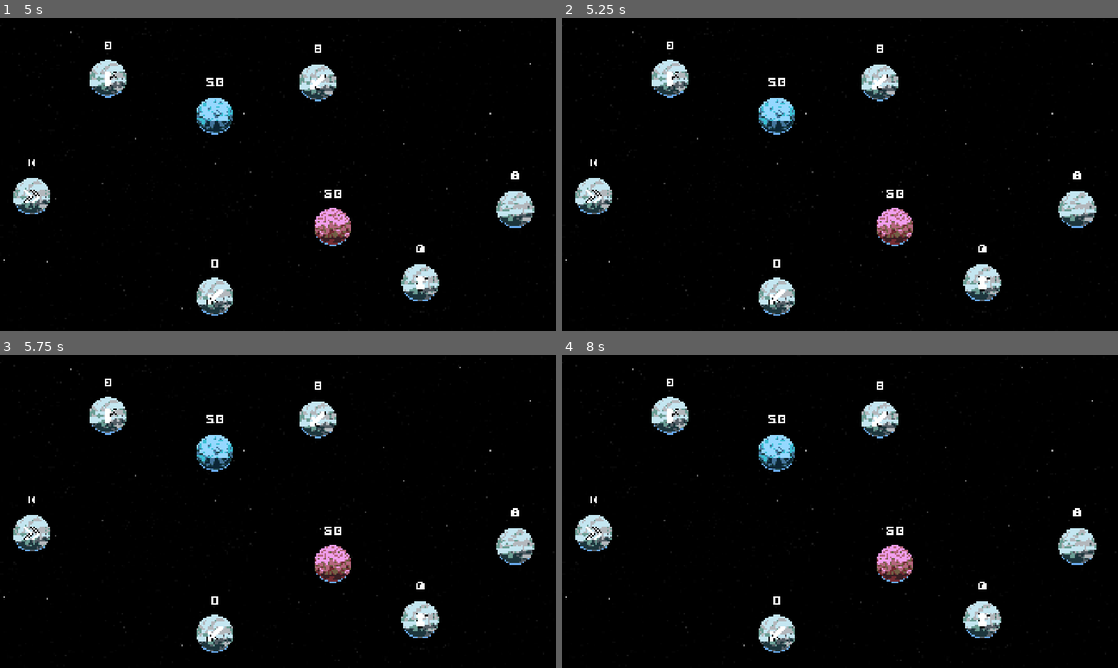
Above: before the commit, frames 1-4 (two rows, left to right).
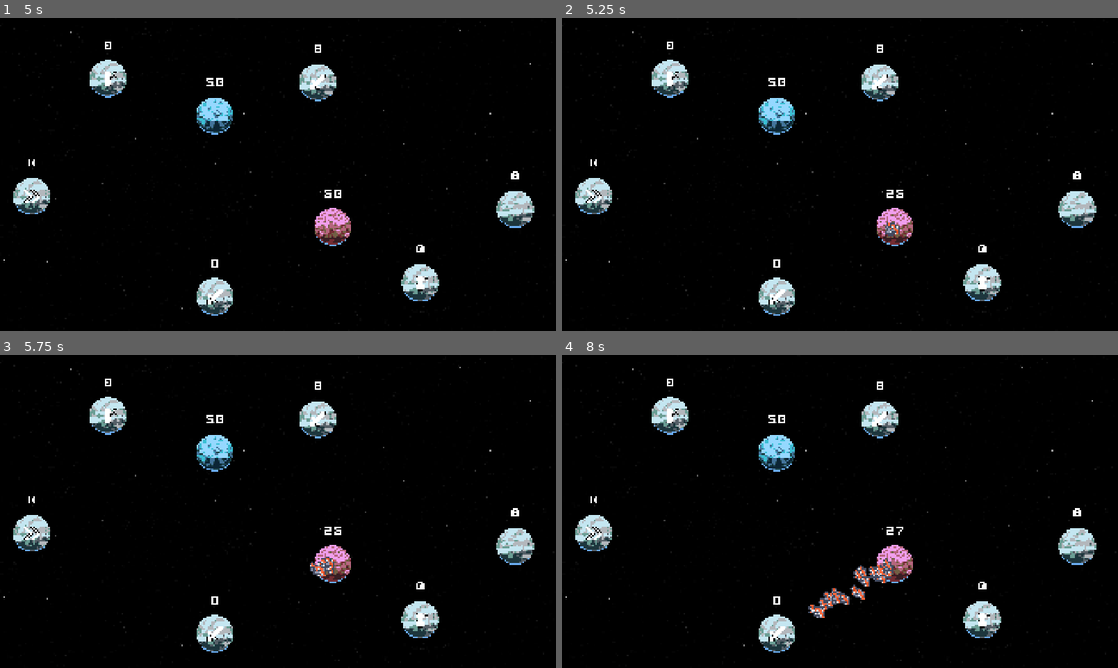
Above: after the commit, the same moments.

Repository: ClemiDouce/cell-capture-game
Game: Godot game, scene res://screen/game_screen/game_screen.tscn
The game is run twice, just before and just after one commit, with the same random seed, the same clock (stepped at 60 frames per second) and the same inputs.
Inputs (mouse positions are in pixels of both pictures, inside the frame that each line leads up to):
- Up to frame 1 (5 s): tap Enter at 0.5, 2, 3.5 s; move the mouse to (400, 158) at 0.52 s; press the mouse at (400, 158) at 0.53 s; tap Space at 1.25, 2.75, 4.25 s; move the mouse to (166, 190) at 1.27 s; release the mouse at (166, 190) at 1.28 s; click (166, 190) at 1.35 s; move the mouse to (333, 105) at 2.02 s; press the mouse at (333, 105) at 2.03 s; move the mouse to (250, 237) at 2.77 s; release the mouse at (250, 237) at 2.78 s; click (250, 237) at 2.85 s; move the mouse to (444, 221) at 3.52 s; press the mouse at (444, 221) at 3.53 s; move the mouse to (111, 127) at 4.27 s; release the mouse at (111, 127) at 4.28 s; click (111, 127) at 4.35 s
- Up to frame 2 (5.25 s): move the mouse to (867, 174) at 5.02 s; press the mouse at (867, 174) at 5.03 s
- Up to frame 3 (5.75 s): no input
- Up to frame 4 (8 s): move the mouse to (756, 433) at 5.77 s; release the mouse at (756, 433) at 5.78 s; click (756, 433) at 5.85 s; move the mouse to (962, 495) at 6.52 s; press the mouse at (962, 495) at 6.53 s; move the mouse to (728, 527) at 7.27 s; release the mouse at (728, 527) at 7.28 s; click (728, 527) at 7.35 s

Frame 1 is identical in both runs. In frame 2, 0.1% of the frame differs, in the area x 58-62%, y 55-70%; in frame 3, 0.2%; in frame 4, 0.8%, in the area x 44-62%, y 55-84%.

Commit message:
add IA opponent

Diff:
--- /dev/null
+++ b/content/ai/base_ia.gd
@@ -0,0 +1,31 @@
+class_name BaseAI extends Node2D
+
+enum ActionState {PLAN, WAIT, REST}
+
+var attack_timer := Timer.new()
+
+func _ready() -> void:
+	add_child(attack_timer)
+	attack_timer.timeout.connect(choose_random_target)
+	attack_timer.start(5)
+
+func choose_random_target():
+	var hostile_cells = Game.current_game_scene.cell_list.filter(sort_hostile)
+	var ally_cells = Game.current_game_scene.cell_list.filter(sort_ally)
+
+
+	var target = hostile_cells.pick_random()
+	var ally = ally_cells.pick_random()
+	launch_attack(ally, target)
+	attack_timer.start(5)
+
+func launch_attack(from_cell: BaseCell, to_cell: BaseCell):
+	var attack_data = from_cell.get_attack_data(to_cell)
+	from_cell.launch_ships(attack_data)
+	Game.ai_attack_launched.emit(self, attack_data)
+
+func sort_hostile(cell: BaseCell):
+	return cell.team != Enums.Team.HOSTILE
+
+func sort_ally(cell: BaseCell):
+	return cell.team == Enums.Team.HOSTILE
--- /dev/null
+++ b/content/ai/player/player_logic.gd
@@ -0,0 +1,60 @@
+extends Node2D
+
+var selected_ally_cell : Array[BaseCell]
+var last_target : BaseCell
+
+var point_param : PhysicsPointQueryParameters2D
+
+func _ready() -> void:
+	point_param = PhysicsPointQueryParameters2D.new()
+	point_param.collide_with_areas = true
+	point_param.collide_with_bodies = false
+	point_param.collision_mask = 4
+
+func _process(_delta: float) -> void:
+	queue_redraw()
+
+func _physics_process(_delta: float) -> void:
+	var released := false
+	var space_state = get_world_2d().direct_space_state
+	point_param.position = get_global_mouse_position()
+	var collision = space_state.intersect_point(point_param, 6)
+	if Input.is_action_just_released("left_click"):
+		if last_target:
+			for ally : BaseCell in selected_ally_cell:
+				var attack_data = ally.get_attack_data(last_target)
+				ally.launch_ships(attack_data)
+				Game.player_attack_launched.emit(attack_data)
+			last_target.selected = false
+
+
+		for ally: BaseCell in selected_ally_cell:
+			ally.selected = false
+		selected_ally_cell.clear()
+		released = true
+
+	if !released:
+		if Input.is_action_pressed("left_click"):
+			if collision:
+
+				var first = collision[0]["collider"] as BaseCell
+				last_target = first
+				last_target.selected = true
+				if last_target in selected_ally_cell:
+					selected_ally_cell.erase(last_target)
+			else:
+				if last_target:
+					if last_target.team == Enums.Team.ALLY:
+						selected_ally_cell.append(last_target)
+						last_target.selected = true
+					else:
+						last_target.selected = false
+					last_target = null
+
+func _draw() -> void:
+	if last_target and !selected_ally_cell.is_empty():
+		for cell: BaseCell in selected_ally_cell:
+			var angle = cell.global_position.direction_to(last_target.global_position)
+			var start_line = cell.global_position + (angle * 80)
+			var end_line = last_target.global_position - (angle * 80)
+			draw_line(start_line, end_line, Color.WHITE_SMOKE, 5)
--- a/content/cell/base_cell.gd
+++ b/content/cell/base_cell.gd
@@ -72,11 +72,12 @@
 			unit_count = abs(unit_count)
 			set_team(_team)
 
-func launch_ships_to(target: BaseCell, pourcent: float = 50.):
+func get_attack_data(target: BaseCell, pourcent: float = 50.):
 	var direction = self.global_position.direction_to(target.global_position)
 	var radius_offset = 90
 	var attack_value = get_pourcent_of_unit(pourcent)
 	var attack_data = AttackData.new(
+		team,
 		self.global_position + (direction * radius_offset),
 		target.global_position - (direction * radius_offset),
 		target,
@@ -84,11 +85,13 @@
 		cell_type.speed_modifier,
 		cell_type.attack_value
 	)
-	for i in attack_value:
+	return attack_data
+
+func launch_ships(data: AttackData):
+	for i in data.attack_count:
 		var attack_ship = create_ship()
-		attack_ship.spawn_ship(attack_data)
+		attack_ship.spawn_ship(data)
 		await get_tree().create_timer(0.1).timeout
-	return attack_data
 
 # Setter / Getter
 func set_unit_count(new_value: int):
--- a/content/effects/planet_explosions/explosion_effect.gd
+++ b/content/effects/planet_explosions/explosion_effect.gd
@@ -1 +1,9 @@
 class_name PlanetExplosion extends Node2D
+
+@export_range(0.1, 1, 0.1) var min_scale : float
+@export_range(0.2, 1.5, 0.1) var max_scale : float
+
+func _ready() -> void:
+	assert(min_scale < max_scale, "Z'etes con en fait ?")
+	var random_scale = randf_range(min_scale, max_scale)
+	scale = Vector2(random_scale, random_scale)
--- a/content/effects/planet_explosions/explosion_effect.tscn
+++ b/content/effects/planet_explosions/explosion_effect.tscn
@@ -43,8 +43,9 @@
 }]
 
 [node name="ExplosionEffect" type="Node2D"]
-scale = Vector2(0.5, 0.5)
 script = ExtResource("1_njj3d")
+min_scale = 0.7
+max_scale = 1.0
 
 [node name="AnimatedSprite2D" type="AnimatedSprite2D" parent="."]
 texture_filter = 1
--- /dev/null
+++ b/content/globals/game_manager.gd
@@ -0,0 +1,8 @@
+extends Node
+
+signal ai_attack_launched(ai: BaseAI, data: AttackData)
+signal player_attack_launched(data: AttackData)
+
+signal planet_conquered(cell: BaseCell)
+
+var current_game_scene : GameScreen
--- a/content/spaceships/space_ship.gd
+++ b/content/spaceships/space_ship.gd
@@ -1,6 +1,10 @@
 class_name SpaceShip extends Node2D
 
+@export var ally_texture: Texture2D
+@export var hostile_texture: Texture2D
+
 @onready var sine_component: SineComponent = $SineComponent
+@onready var ship_texture: Sprite2D = %ShipTexture
 
 var attack_data: AttackData
 var launched := false
@@ -11,6 +15,7 @@
 var attack_offset : Vector2
 
 func spawn_ship(data: AttackData):
+	ship_texture.texture = ally_texture if data.team == Enums.Team.ALLY else hostile_texture
 	var direction = data.start_position.direction_to(data.end_position)
 	self.global_rotation = direction.angle()
 	attack_data = data
@@ -45,4 +50,4 @@
 	land_tween.tween_property(self, "global_position", target_pos + offset, 1)
 	land_tween.tween_property(self, "scale", Vector2.ZERO, 1)
 	await land_tween.finished
-	attack_data.target.apply_attack(Enums.Team.ALLY, damage)
+	attack_data.target.apply_attack(attack_data.team, damage)
--- a/content/spaceships/space_ship.tscn
+++ b/content/spaceships/space_ship.tscn
@@ -1,20 +1,24 @@
-[gd_scene load_steps=4 format=3 uid="uid://bphm3wyo54ao7"]
+[gd_scene load_steps=5 format=3 uid="uid://bphm3wyo54ao7"]
 
 [ext_resource type="Script" uid="uid://ckjwuclu4wdw8" path="res://content/spaceships/space_ship.gd" id="1_kesne"]
-[ext_resource type="Texture2D" uid="uid://da8rxcfkip0kl" path="res://assets/art/ships/ship_0004.png" id="2_kesne"]
+[ext_resource type="Texture2D" uid="uid://dbremmusely42" path="res://assets/art/ships/ship_0000.png" id="2_s7j5m"]
+[ext_resource type="Texture2D" uid="uid://bbiriyofxsilw" path="res://assets/art/ships/ship_0001.png" id="3_b23hj"]
 [ext_resource type="Script" uid="uid://ie3tbml6fghh" path="res://content/component/sine_component.gd" id="3_hfwed"]
 
 [node name="SpaceShip" type="Node2D"]
 script = ExtResource("1_kesne")
+ally_texture = ExtResource("2_s7j5m")
+hostile_texture = ExtResource("3_b23hj")
 
-[node name="Sprite2D" type="Sprite2D" parent="."]
+[node name="ShipTexture" type="Sprite2D" parent="."]
+unique_name_in_owner = true
 texture_filter = 1
 rotation = 1.5707964
 scale = Vector2(1.5, 1.5)
-texture = ExtResource("2_kesne")
+texture = ExtResource("3_b23hj")
 
 [node name="SineComponent" type="Node" parent="." node_paths=PackedStringArray("target")]
 script = ExtResource("3_hfwed")
-target = NodePath("../Sprite2D")
+target = NodePath("../ShipTexture")
 frequency = 1.5
 amplitude = 10.0
--- a/data/structure/attack_data.gd
+++ b/data/structure/attack_data.gd
@@ -1,5 +1,6 @@
 class_name AttackData extends RefCounted
 
+var team : Enums.Team
 var start_position : Vector2
 var end_position: Vector2
 var target : BaseCell
@@ -7,7 +8,8 @@
 var damage : int
 var speed_modifier : float
 
-func _init(_start: Vector2, _end: Vector2, _target: BaseCell, _attack_count: int, _speed_modifier: float, _damage: int):
+func _init(_team: Enums.Team, _start: Vector2, _end: Vector2, _target: BaseCell, _attack_count: int, _speed_modifier: float, _damage: int):
+	team = _team
 	start_position = _start
 	end_position = _end
 	target = _target
--- a/project.godot
+++ b/project.godot
@@ -18,6 +18,12 @@
 [autoload]
 
 Enums="*res://content/globals/enums.gd"
+Game="*res://content/globals/game_manager.gd"
+
+[debug]
+
+gdscript/warnings/unused_parameter=0
+gdscript/warnings/unused_signal=0
 
 [display]
 
--- a/screen/game_screen/game_screen.gd
+++ b/screen/game_screen/game_screen.gd
@@ -1,60 +1,11 @@
-extends Node2D
+class_name GameScreen extends Node2D
 
-var selected_ally_cell : Array[BaseCell]
-var last_target : BaseCell
+@onready var cell_container: Node2D = %CellContainer
 
-var point_param : PhysicsPointQueryParameters2D
+var cell_list : Array[BaseCell]
 
 func _ready() -> void:
-	point_param = PhysicsPointQueryParameters2D.new()
-	point_param.collide_with_areas = true
-	point_param.collide_with_bodies = false
-	point_param.collision_mask = 4
-
-func _process(_delta: float) -> void:
-	queue_redraw()
-
-func _physics_process(_delta: float) -> void:
-	var released := false
-	var space_state = get_world_2d().direct_space_state
-	point_param.position = get_global_mouse_position()
-	var collision = space_state.intersect_point(point_param, 6)
-	if Input.is_action_just_released("left_click"):
-		if last_target:
-			for ally : BaseCell in selected_ally_cell:
-				#fleet_value += ally.pop_half_unit()
-				ally.launch_ships_to(last_target)
-			#last_target.apply_attack(Enums.Team.ALLY, fleet_value)
-			last_target.selected = false
-
-
-		for ally: BaseCell in selected_ally_cell:
-			ally.selected = false
-		selected_ally_cell.clear()
-		released = true
-
-	if !released:
-		if Input.is_action_pressed("left_click"):
-			if collision:
-
-				var first = collision[0]["collider"] as BaseCell
-				last_target = first
-				last_target.selected = true
-				if last_target in selected_ally_cell:
-					selected_ally_cell.erase(last_target)
-			else:
-				if last_target:
-					if last_target.team == Enums.Team.ALLY:
-						selected_ally_cell.append(last_target)
-						last_target.selected = true
-					else:
-						last_target.selected = false
-					last_target = null
-
-func _draw() -> void:
-	if last_target and !selected_ally_cell.is_empty():
-		for cell: BaseCell in selected_ally_cell:
-			var angle = cell.global_position.direction_to(last_target.global_position)
-			var start_line = cell.global_position + (angle * 80)
-			var end_line = last_target.global_position - (angle * 80)
-			draw_line(start_line, end_line, Color.WHITE_SMOKE, 5)
+	Game.current_game_scene = self
+	for cell in cell_container.get_children():
+		if cell is BaseCell:
+			cell_list.append(cell)
--- a/screen/game_screen/game_screen.tscn
+++ b/screen/game_screen/game_screen.tscn
@@ -6,6 +6,8 @@
 [ext_resource type="Resource" uid="uid://dlqncuk3kekwn" path="res://data/cell_type/strength_cell.tres" id="4_nwk7e"]
 [ext_resource type="Resource" uid="uid://bw1oo8mdy7ora" path="res://data/cell_type/factory_cell.tres" id="4_urxse"]
 [ext_resource type="Resource" uid="uid://bycevfg2ro00q" path="res://data/cell_type/speed_cell.tres" id="5_03bka"]
+[ext_resource type="Script" uid="uid://0mgwygo0gqpl" path="res://content/ai/base_ia.gd" id="7_j56h3"]
+[ext_resource type="Script" uid="uid://bi2dngrd2avmw" path="res://content/ai/player/player_logic.gd" id="8_2nipe"]
 
 [node name="GameScreen" type="Node2D"]
 script = ExtResource("1_8gjw2")
@@ -20,35 +22,44 @@
 centered = false
 metadata/_edit_lock_ = true
 
-[node name="BaseCell" parent="." instance=ExtResource("1_ul44q")]
+[node name="CellContainer" type="Node2D" parent="."]
+unique_name_in_owner = true
+
+[node name="BaseCell" parent="CellContainer" instance=ExtResource("1_ul44q")]
 position = Vector2(742, 962)
 cell_type = ExtResource("4_nwk7e")
 
-[node name="BaseCell7" parent="." instance=ExtResource("1_ul44q")]
+[node name="BaseCell7" parent="CellContainer" instance=ExtResource("1_ul44q")]
 position = Vector2(110, 616)
 cell_type = ExtResource("5_03bka")
 
-[node name="BaseCell8" parent="." instance=ExtResource("1_ul44q")]
+[node name="BaseCell8" parent="CellContainer" instance=ExtResource("1_ul44q")]
 position = Vector2(373, 209)
 cell_type = ExtResource("4_urxse")
 
-[node name="BaseCell6" parent="." instance=ExtResource("1_ul44q")]
+[node name="BaseCell6" parent="CellContainer" instance=ExtResource("1_ul44q")]
 position = Vector2(1097, 222)
 cell_type = ExtResource("4_nwk7e")
 
-[node name="BaseCell2" parent="." instance=ExtResource("1_ul44q")]
+[node name="BaseCell2" parent="CellContainer" instance=ExtResource("1_ul44q")]
 position = Vector2(1149, 721)
 initial_unit_count = 50
 team = 1
 
-[node name="BaseCell4" parent="." instance=ExtResource("1_ul44q")]
+[node name="BaseCell4" parent="CellContainer" instance=ExtResource("1_ul44q")]
 position = Vector2(741, 337)
 initial_unit_count = 50
 team = 0
 
-[node name="BaseCell5" parent="." instance=ExtResource("1_ul44q")]
+[node name="BaseCell5" parent="CellContainer" instance=ExtResource("1_ul44q")]
 position = Vector2(1779, 660)
 
-[node name="BaseCell3" parent="." instance=ExtResource("1_ul44q")]
+[node name="BaseCell3" parent="CellContainer" instance=ExtResource("1_ul44q")]
 position = Vector2(1451, 914)
 cell_type = ExtResource("4_urxse")
+
+[node name="BaseAI" type="Node2D" parent="."]
+script = ExtResource("7_j56h3")
+
+[node name="PlayerLogic" type="Node2D" parent="."]
+script = ExtResource("8_2nipe")
Not shown, added: content/ai/base_ia.gd.uid
Not shown, added: content/ai/player/player_logic.gd.uid
Not shown, added: content/globals/game_manager.gd.uid
Not shown: 1 places in screen/game_screen/game_screen.tscn that only renumber resources
